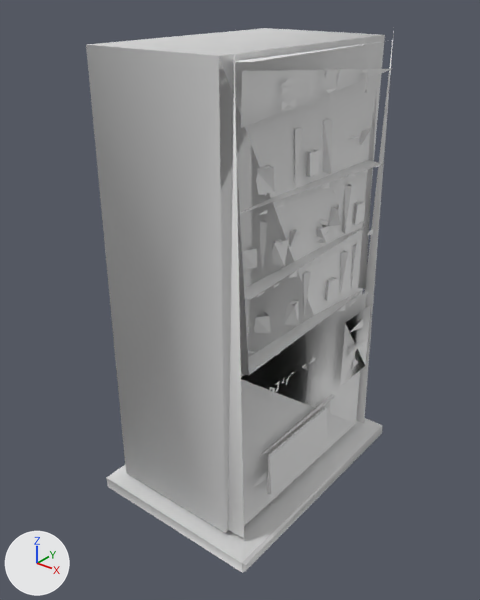
A saved change to the glTF model game/assets/props/SM_VendingMachine.glb.
Both versions are drawn from a 50 mm camera at (1.55, -2.02, 2.08) aimed at (-0.02, -0.07, 0.87). The lights are fixed; the arrows at lower left show +X, +Y and +Z. The first picture is the older version. Vertices at exactly the same position are counted once.

The first picture shows 'SM_VendingMachine'.
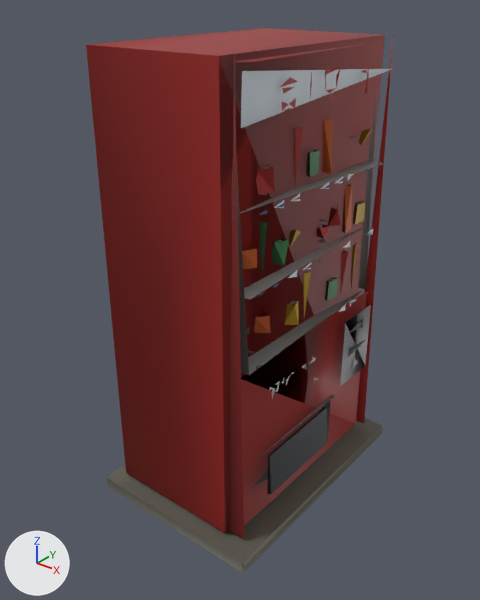
The change, as a diff of the scene's bpy script:
```diff
--- a/game/assets/props/SM_VendingMachine.glb.py
+++ b/game/assets/props/SM_VendingMachine.glb.py
@@ mat_x_prop @@
 n0 = _N.new('ShaderNodeBsdfPrincipled'); n0.name = 'Principled BSDF'
 n1 = _N.new('ShaderNodeOutputMaterial'); n1.name = 'Material Output'
+n2 = _N.new('ShaderNodeMix'); n2.name = 'Mix'
+n2.data_type = 'RGBA'
+n2.blend_type = 'MULTIPLY'
+n2.inputs[0].default_value = 1.0  # 'Factor'
+n2.inputs[7].default_value = (0.8, 0.8, 0.8, 1.0)  # 'B', white #e7e7e7
+n3 = _N.new('ShaderNodeVertexColor'); n3.name = 'Color Attribute'
 _L.new(n0.outputs[0], n1.inputs[0])  # 'BSDF' to 'Surface'
+_L.new(n2.outputs[2], n0.inputs[0])  # 'Result' to 'Base Color'
+_L.new(n3.outputs[0], n2.inputs[6])  # 'Color' to 'A'
@@ me_sm_vendingmachine_001 @@
 me_sm_vendingmachine_001.from_pydata(...)  # 453 vertices, 287 faces; spans x -0.4..0.4, y -0.57..0.57, z 0.0..1.91
 # used by ob_sm_vendingmachine; location = (0.0, 0.0, 0.0)
+# me_sm_vendingmachine_001 part 1: vertex colours changed
 me_sm_vendingmachine_001.materials.append(mat_x_prop)
```

What differs and where, as boxes [x1, y1, x2, y2] in the pictures (480 x 600 px):
'SM_VendingMachine', recoloured (darker): [86, 28, 394, 573] in both
